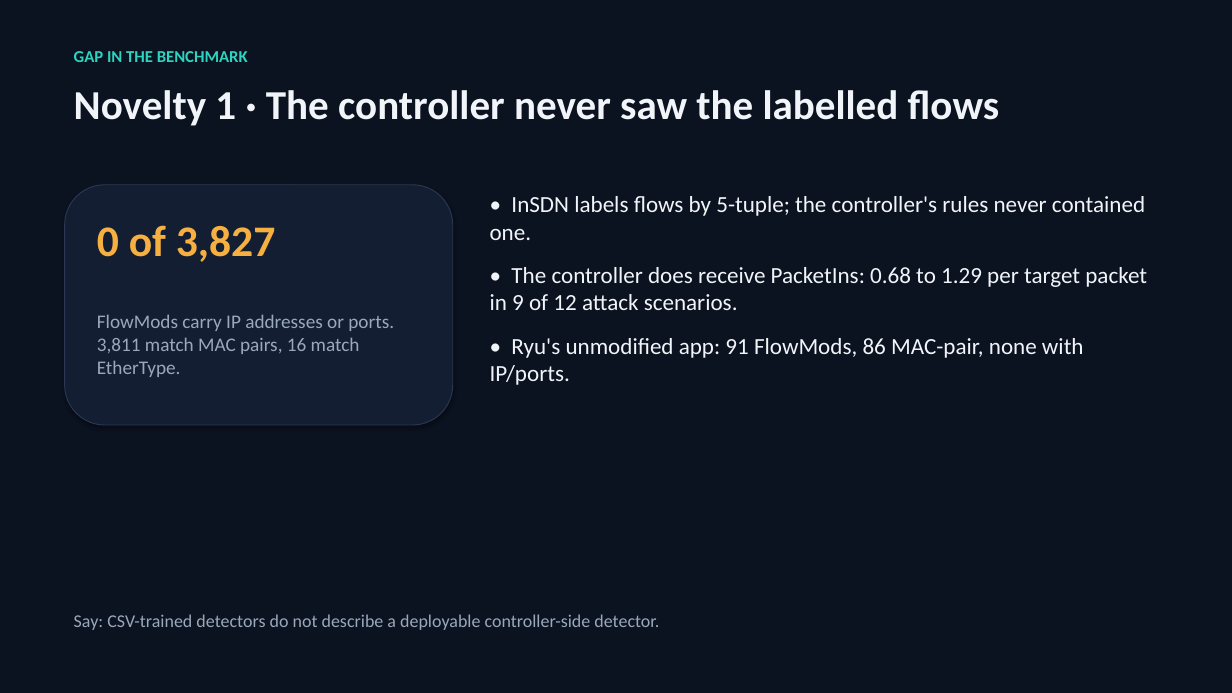
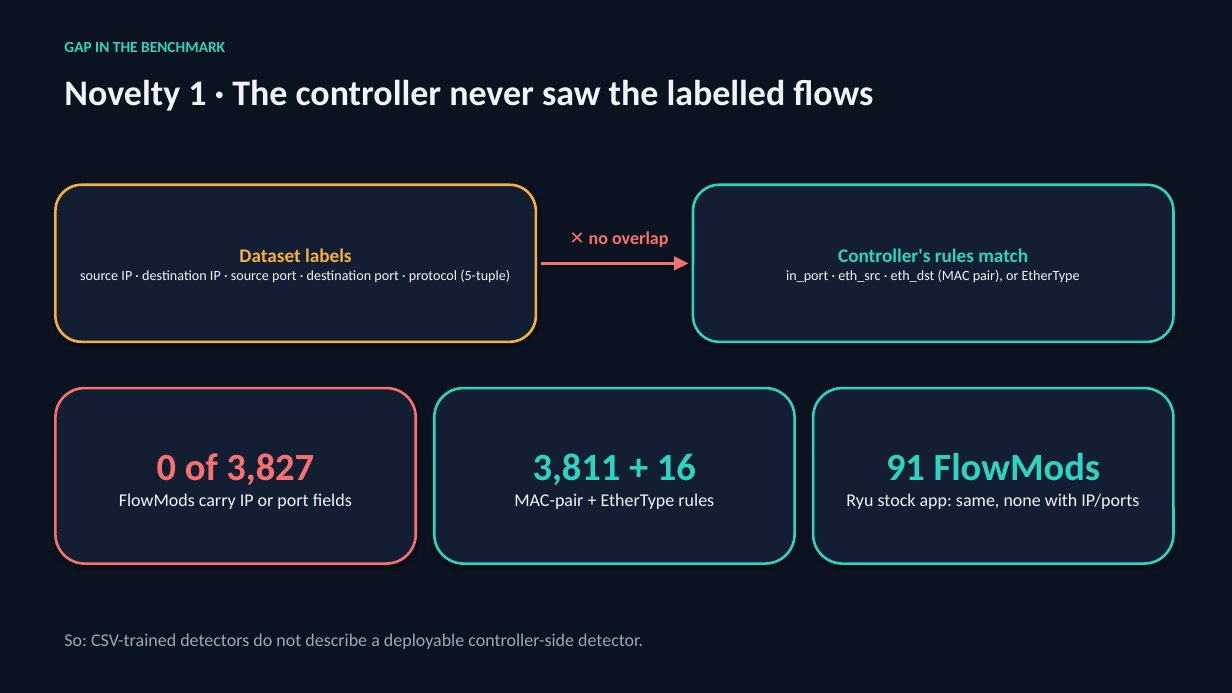
Before and after one commit to adhyan-jain/Proteus, a slide deck: slide 4 of research/insdn_controller/PRESENTATION.pptx. Drawn at 1232x693 pixels with LibreOffice and Linux fonts; fonts in the diff are those of the drawing. Boxes give left, top, right and bottom in pixels: in the first picture for what was removed or moved away, otherwise in the second. Text is boxed around its words. In the diff, an @@ line names an element or a change of style, - is before the commit and + after.

Commit message:
Deck: flowchart-style slides (boxes, arrows, decision diamond, branching)

```diff
--- a/research/insdn_controller/PRESENTATION.pptx
+++ b/research/insdn_controller/PRESENTATION.pptx
@@ text "GAP IN THE BENCHMARK": place and size @@
-text "GAP IN THE BENCHMARK" at bbox=[74, 51, 248, 62]
+text "GAP IN THE BENCHMARK" at bbox=[64, 42, 225, 52]
@@ text "GAP IN THE BENCHMARK" at bbox=[64, 42, 225, 52]: size 13 to 12 pt @@
@@ text "Novelty 1 · The controller ...": place and size @@
-text "Novelty 1 · The controller ..." at bbox=[74, 90, 1000, 126]
+text "Novelty 1 · The controller ..." at bbox=[64, 79, 873, 111]
@@ text "Novelty 1 · The controller ..." at bbox=[64, 79, 873, 111]: size 32 to 28 pt @@
@@ rounded rectangle "Dataset labels": place and size @@
-rounded rectangle "Dataset labels" at bbox=[65, 185, 453, 425]
+rounded rectangle "Dataset labels" at bbox=[55, 185, 536, 342]
@@ rounded rectangle "Dataset labels" at bbox=[55, 185, 536, 342]: outline #2A3852 0.75 pt to #F5B041 2 pt @@
@@ text removed at bbox=[490, 196, 1147, 385] @@
-• InSDN labels flows by 5-tuple; the controller's rules never contained one.
-• The controller does receive PacketIns: 0.68 to 1.29 per target packet in 9 of 12 attack scenarios.
-• Ryu's unmodified app: 91 FlowMods, 86 MAC-pair, none with IP/ports.
@@ rounded rectangle added at bbox=[693, 185, 1174, 342], fill #141E33, outline #2DD4BF 2 pt, 11 pt, text #F1F5F9 @@
+Controller's rules match
+in_port · eth_src · eth_dst (MAC pair), or EtherType
@@ text removed at bbox=[97, 225, 275, 262] @@
-0 of 3,827
@@ text added at bbox=[589, 231, 668, 247], 14 pt, text #F87171, bold @@
+✕ no overlap
@@ text in rounded rectangle at bbox=[80, 248, 510, 283]: text added @@
+Dataset labels
+source IP · destination IP · source port · destination port · protocol (5-tuple)
@@ arrow added from (541, 263) to (689, 263), #F87171 2.25 pt @@
@@ text removed at bbox=[97, 314, 394, 377] @@
-FlowMods carry IP addresses or ports. 3,811 match MAC pairs, 16 match EtherType.
@@ rounded rectangle added at bbox=[55, 388, 416, 564], fill #141E33, outline #F87171 2 pt, 14 pt, text #F1F5F9 @@
+0 of 3,827
+FlowMods carry IP or port fields
@@ rounded rectangle added at bbox=[434, 388, 795, 564], fill #141E33, outline #2DD4BF 2 pt, 14 pt, text #F1F5F9 @@
+3,811 + 16
+MAC-pair + EtherType rules
@@ rounded rectangle added at bbox=[813, 388, 1174, 564], fill #141E33, outline #2DD4BF 2 pt, 14 pt, text #F1F5F9 @@
+91 FlowMods
+Ryu stock app: same, none with IP/ports
@@ text at bbox=[64, 633, 643, 649]: text changed @@
-Say: CSV-trained detectors do not describe a deployable controller-side detector.
+So: CSV-trained detectors do not describe a deployable controller-side detector.
```
Also in this commit, not shown: 9 other slides changed, 1 slide added, 1 slide removed, 1 other file.
